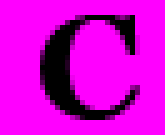
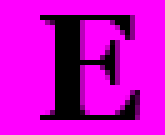
Layered file, before and after one edit (165 × 135). Changes by layer:
renamed "C" to "E", painted on it over <box>40,15,140,120</box>
